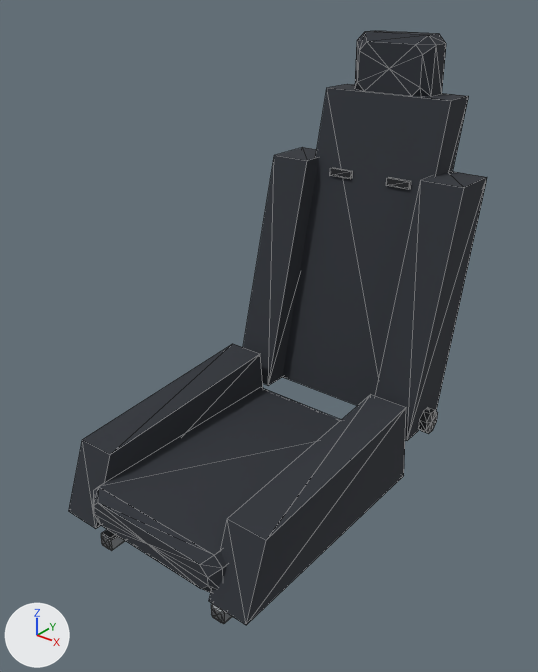
Before and after pictures for a commit that changed the glTF model assets/parts/interior/bucket_seat_street/brute_500.glb.
The view is the same before and after, from a 50 mm camera at (0.923, -0.992, 1.151) aimed at (0.006, 0.154, 0.441). Arrows for +X, +Y and +Z are at lower left; the lights stay in place. The older version comes first. Mesh edges are drawn as thin lines. Where no turn or scale is listed for an object, it has been applied to the vertices. Vertices at exactly the same position are counted once.

Names of what the first picture shows: 'model'.
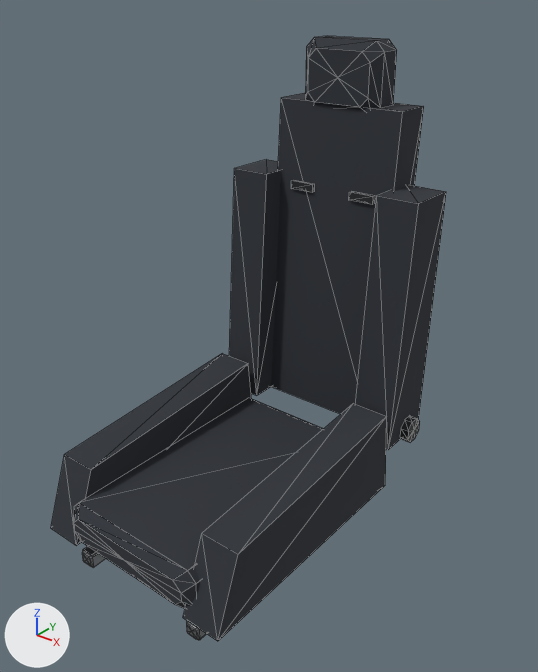
Where the change shows, as pixel boxes [x1, y1, x2, y2] in the pictures (538 x 672 px; the box of a moved part takes in the faces that stretch with it):
'model', reshaped, moved
    before: [69, 31, 487, 625]
    after: [51, 36, 446, 641]
part 1 of me_model, moved or reshaped
    before: [101, 530, 125, 551]
    after: [82, 547, 105, 568]
part 2 of me_model, moved or reshaped
    before: [211, 604, 232, 624]
    after: [186, 620, 206, 640]
part 3 of me_model, moved or reshaped
    before: [69, 344, 263, 529]
    after: [51, 353, 251, 546]
part 4 of me_model, moved or reshaped
    before: [209, 395, 406, 625]
    after: [183, 404, 387, 641]
part 5 of me_model, moved or reshaped
    before: [418, 407, 438, 434]
    after: [400, 416, 420, 442]
part 6 of me_model, moved or reshaped
    before: [330, 167, 353, 179]
    after: [291, 180, 314, 193]
part 7 of me_model, moved or reshaped
    before: [386, 177, 411, 190]
    after: [349, 191, 374, 205]
part 8 of me_model, moved or reshaped
    before: [93, 31, 487, 593]
    after: [73, 36, 446, 609]

The change in detail:
me_model is used by ob_model.
me_model had 244 vertices, 436 faces and spanned x -0.27..0.27, y -0.464..0.464, z -0.515..0.515.
me_model now has 244 vertices, 436 faces and spans x -0.254..0.254, y -0.391..0.391, z -0.515..0.515.
me_model part 1: the loose piece of 34 vertices spanning x -0.194..-0.158, y -0.444..0.151, z -0.515..-0.48 is moved by (0.01, 0.072, 0.0).
me_model part 2: the loose piece of 34 vertices spanning x 0.138..0.174, y -0.444..0.151, z -0.515..-0.48 is moved by (-0.01, 0.072, 0.0).
me_model part 3: the loose piece of 8 vertices spanning x -0.27..-0.176, y -0.464..0.121, z -0.445..-0.245 is scaled about its middle by (0.94, 1, 1), then moved by (0.013, 0.072, 0.0).
me_model part 4: the loose piece of 8 vertices spanning x 0.156..0.25, y -0.464..0.121, z -0.445..-0.245 is scaled about its middle by (0.94, 1, 1), then moved by (-0.013, 0.072, 0.0).
me_model part 5: the loose piece of 18 vertices spanning x 0.25..0.27, y 0.174..0.229, z -0.353..-0.297 is moved by (-0.016, 0.072, 0.0).
me_model part 6: the loose piece of 8 vertices spanning x -0.12..-0.06, y 0.309..0.319, z 0.187..0.205 is moved by (0.0, -0.027, 0.0).
me_model part 7: the loose piece of 8 vertices spanning x 0.04..0.1, y 0.309..0.319, z 0.187..0.205 is moved by (0.0, -0.027, 0.0).
me_model part 8: 92 of 244 vertices moved; they spanned x -0.27..0.25, y -0.464..0.464, z -0.445..0.515 and now span x -0.254..0.234, y -0.391..0.391, z -0.445..0.515; mean shift (0.0, 0.001, 0.0); largest move (0.054, 0.464, 0.385) -> (0.048, 0.384, 0.385).
Other edits to the shape of me_model do not show in these pictures.
Object 'model' (ob_model) moves from (0.01, 0.233, 0.515) to (0.01, 0.1, 0.515).
